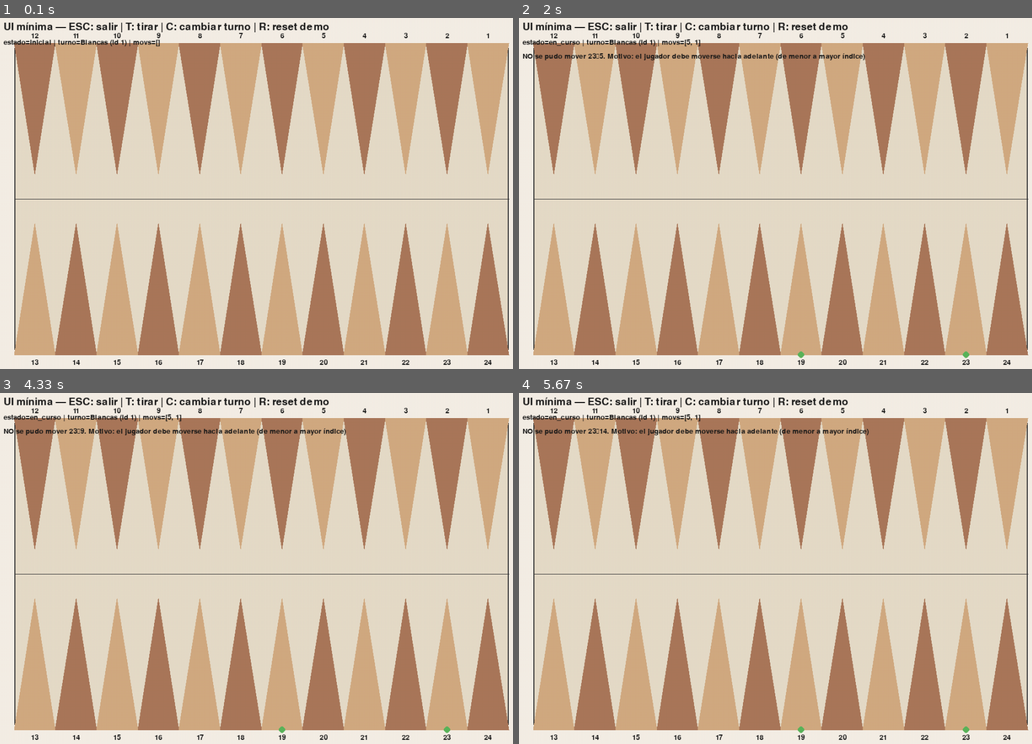
Above: before the commit, frames 1-4 (two rows, left to right).
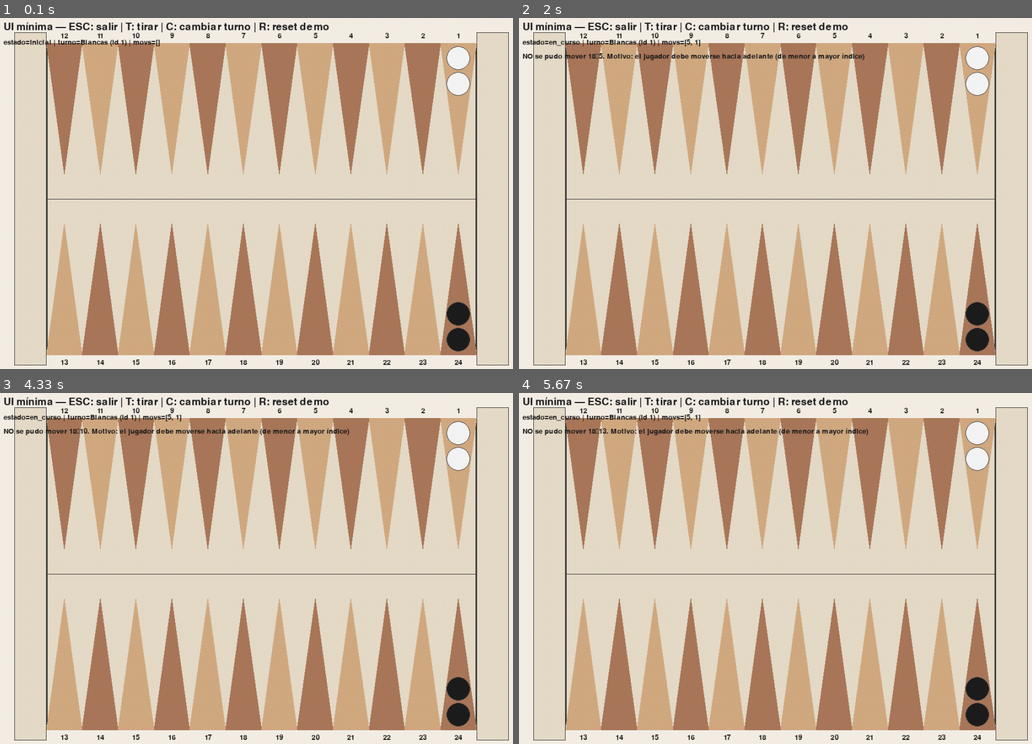
Above: after the commit, the same moments.

Repository: um-computacion/computacion-2025-backgammon-maxinavesi1
Game: pygame game, started from backgammon/pygame/pygame_ui.py
Same seed, same stepped clock (60 frames per second), same inputs: the game is played once before the commit and once after it.
Inputs (mouse positions are in pixels of both pictures, inside the frame that each line leads up to):
- Up to frame 1 (0.1 s): no input
- Up to frame 2 (2 s): click (1011, 200) at 0.38 s; click (780, 225) at 0.72 s; click (616, 140) at 1.05 s; tap T at 1.33 s; click (790, 70) at 1.72 s
- Up to frame 3 (4.33 s): click (235, 670) at 2.05 s; click (241, 508) at 2.38 s; click (184, 494) at 2.72 s; click (400, 540) at 3.05 s; click (425, 564) at 3.38 s; click (374, 508) at 3.72 s; click (102, 501) at 4.05 s
- Up to frame 4 (5.67 s): click (806, 557) at 4.38 s; click (621, 550) at 4.72 s; click (698, 684) at 5.05 s; click (616, 712) at 5.38 s

The runs differ from the first frame. In frame 1, 38% of the frame differs, in the area x 2-100%, y 4-99%; in frame 2, 38%; in frame 3, 38%; in frame 4, 38%.

Commit message:
Pygame modificado, ahora se pueden mover fichas

Diff:
--- a/backgammon/pygame/pygame_ui.py
+++ b/backgammon/pygame/pygame_ui.py
@@ -1,14 +1,14 @@
 """Demo Pygame con estado de juego + clicks para mover.
 
 Teclas:
-  ESC  → salir
-  T    → tirar dados
-  C    → cambiar turno
-  R    → reset DEMO (2 fichas J1 en 0 y 2 fichas J2 en 23)
+  ESC   → salir
+  T     → tirar dados
+  C     → cambiar turno
+  R     → reset DEMO (2 fichas J1 en 0 y 2 fichas J2 en 23)
 
 Clicks:
   • Click en un punto para seleccionarlo (origen).
-  • Click en otro punto para intentar mover (destino).
+  • Click en otro punto o en la barra de salida (laterales) para intentar mover/sacar (destino).
   • Si falla, se muestra el motivo (juego.ultimo_error()).
 
 Ejecución:
@@ -42,6 +42,9 @@
 COLOR_HINT = (90, 180, 90)
 
 MAX_VISIBLE_STACK = 5
+OUT_BAR_W = 60
+OUT_BAR_X_J1 = ANCHO - MARGEN_X - OUT_BAR_W
+OUT_BAR_X_J2 = MARGEN_X
 
 _BOARD_RECT: pygame.Rect | None = None
 
@@ -49,9 +52,9 @@
     """Rectángulo del tablero interno con márgenes."""
     global _BOARD_RECT
     rect = pygame.Rect(
-        MARGEN_X,
+        MARGEN_X + OUT_BAR_W,
         MARGEN_Y + 20,
-        ANCHO - 2 * MARGEN_X,
+        ANCHO - 2 * MARGEN_X - 2 * OUT_BAR_W,
         ALTO - 2 * MARGEN_Y - 40
     )
     _BOARD_RECT = rect
@@ -80,6 +83,9 @@
 
 def _dibujar_triangulos(surface: pygame.Surface) -> None:
     """Triángulos alternados del tablero (arriba/abajo)."""
+    if _BOARD_RECT is None:
+        return
+
     for col_vis in range(12):
         x0 = _BOARD_RECT.left + col_vis * _tri_w()
         x1 = x0 + _tri_w()
@@ -96,6 +102,9 @@
 
 def _dibujar_marco_y_labels(surface: pygame.Surface, font: pygame.font.Font) -> None:
     """Marco del tablero, línea central y numeración 12..1 / 13..24."""
+    if _BOARD_RECT is None:
+        return
+
     pygame.draw.rect(surface, BOARD_COLOR, _BOARD_RECT, border_radius=12)
     pygame.draw.rect(surface, LINE, _BOARD_RECT, 2, border_radius=12)
 
@@ -129,6 +138,9 @@
 
 def _dibujar_fichas(surface: pygame.Surface, juego: Juego, font: pygame.font.Font) -> None:
     """Dibuja las fichas apiladas con contador en la última si hay overflow."""
+    if _BOARD_RECT is None:
+        return
+
     triw = _tri_w()
     radius = int(triw * 0.38)
     radius = max(12, min(radius, 22))
@@ -138,6 +150,8 @@
     t = juego.tablero
     j1_id = juego.jugadores[0].id
 
+    def color(pid): return COLOR_J1 if pid == j1_id else COLOR_J2
+
     for idx in range(PUNTOS):
         row, col_vis = _point_index_to_display(idx)
         cx = int(_BOARD_RECT.left + col_vis * triw + triw / 2)
@@ -145,66 +159,133 @@
         pila = t.punto(idx)
         if not pila:
             continue
-    def color(pid): return COLOR_J1 if pid == j1_id else COLOR_J2
-
-    visibles = min(len(pila), MAX_VISIBLE_STACK)
-    extras = max(0, len(pila) - (MAX_VISIBLE_STACK - 1)) if len(pila) > MAX_VISIBLE_STACK else 0
-
-    if row == 'top':
-        cy = int(_BOARD_RECT.top + radius + 6)
-        for i in range(visibles):
+
+        visibles = min(len(pila), MAX_VISIBLE_STACK)
+        extras = max(0, len(pila) - (MAX_VISIBLE_STACK - 1)) if len(pila) > MAX_VISIBLE_STACK else 0
+
+        if row == 'top':
+            cy = int(_BOARD_RECT.top + radius + 6)
+            for i in range(visibles):
+                pid = pila[i].owner_id
                 lbl = extras if (extras and i == visibles - 1) else None
-                _draw_checker(surface, (cx, cy + i * step), radius, color(pila[i]), lbl, font)
+                _draw_checker(surface, (cx, cy + i * step), radius, color(pid), lbl, font)
         else:
             cy = int(_BOARD_RECT.bottom - radius - 6)
             for i in range(visibles):
+                pid = pila[i].owner_id
                 lbl = extras if (extras and i == visibles - 1) else None
-                _draw_checker(surface, (cx, cy - i * step), radius, color(pila[i]), lbl, font)
+                _draw_checker(surface, (cx, cy - i * step), radius, color(pid), lbl, font)
 
 
 def _dibujar_barra(surface: pygame.Surface, juego: Juego, font: pygame.font.Font) -> None:
-    """Muestra cuántas fichas tiene cada jugador en la barra (izq/der)."""
-    j1 = juego.jugadores[0].id
-    j2 = juego.jugadores[1].id
-    b1 = juego.tablero.fichas_en_barra(j1)
-    b2 = juego.tablero.fichas_en_barra(j2)
-
-    if b1:
-        txt = font.render(f"Barra J1: {b1}", True, COLOR_TEXTO)
-        surface.blit(txt, (MARGEN_X, MARGEN_Y - 4))
-    if b2:
-        txt = font.render(f"Barra J2: {b2}", True, COLOR_TEXTO)
-        surface.blit(txt, (ANCHO - MARGEN_X - txt.get_width(), MARGEN_Y - 4))
-
-
-def _dibujar_hints(surface: pygame.Surface, origen: int | None, movs: list[int]) -> None:
+    """Muestra cuántas fichas tiene cada jugador en la barra central."""
+    if _BOARD_RECT is None:
+        return
+
+    j1_id = juego.jugadores[0].id
+    j2_id = juego.jugadores[1].id
+
+    b1 = juego.tablero.fichas_en_barra(j1_id)
+    b2 = juego.tablero.fichas_en_barra(j2_id)
+
+    bar_rect = pygame.Rect(_BOARD_RECT.centerx - 10, _BOARD_RECT.top, 20, _BOARD_RECT.height)
+
+    if b1 > 0:
+        cy_start = _BOARD_RECT.top + 30
+        cy_step = 25
+        txt = font.render(str(b1), True, COLOR_TEXTO if COLOR_J1 == (245, 245, 245) else COLOR_J1)
+        for i in range(min(b1, 5)):
+             _draw_checker(surface, (bar_rect.centerx, cy_start + i * cy_step), 10, COLOR_J1, None, font)
+        surface.blit(txt, (bar_rect.centerx - 10, cy_start + min(b1, 5) * cy_step)) # Contador
+
+    if b2 > 0:
+        cy_start = _BOARD_RECT.bottom - 30
+        cy_step = 25
+        txt = font.render(str(b2), True, COLOR_TEXTO if COLOR_J2 == (30, 30, 30) else COLOR_J2)
+        for i in range(min(b2, 5)):
+             _draw_checker(surface, (bar_rect.centerx, cy_start - i * cy_step), 10, COLOR_J2, None, font)
+        surface.blit(txt, (bar_rect.centerx - 10, cy_start - min(b2, 5) * cy_step - 20)) # Contador
+
+
+def __dibujar_bearing_off_bar__(surface: pygame.Surface, juego: Juego, font: pygame.font.Font) -> None:
+    """Dibuja las barras laterales de Bearing Off (Salida) y el conteo."""
+    j1_id = juego.jugadores[0].id
+    j2_id = juego.jugadores[1].id
+    j1_salidas = juego.tablero.fichas_salidas(j1_id)
+    rect_j1 = pygame.Rect(OUT_BAR_X_J1, MARGEN_Y, OUT_BAR_W, ALTO - 2 * MARGEN_Y)
+    pygame.draw.rect(surface, BOARD_COLOR, rect_j1)
+    pygame.draw.rect(surface, LINE, rect_j1, 1)
+
+    if j1_salidas > 0:
+        txt = font.render(f"J1 OUT: {j1_salidas}", True, COLOR_TEXTO)
+        surface.blit(txt, txt.get_rect(center=(rect_j1.centerx, MARGEN_Y + 10)))
+
+    j2_salidas = juego.tablero.fichas_salidas(j2_id)
+    rect_j2 = pygame.Rect(OUT_BAR_X_J2, MARGEN_Y, OUT_BAR_W, ALTO - 2 * MARGEN_Y)
+    pygame.draw.rect(surface, BOARD_COLOR, rect_j2)
+    pygame.draw.rect(surface, LINE, rect_j2, 1)
+
+    if j2_salidas > 0:
+        txt = font.render(f"J2 OUT: {j2_salidas}", True, COLOR_TEXTO)
+        surface.blit(txt, txt.get_rect(center=(rect_j2.centerx, MARGEN_Y + 10)))
+
+
+def _dibujar_hints(surface: pygame.Surface, origen: int | None, movs: list[int], juego: Juego) -> None:
     """Pistas (puntitos) en destinos posibles desde 'origen' según los dados."""
     if origen is None or not movs:
         return
+
+    pid = juego.jugador_actual.id
     posibles = set()
+
     for d in movs:
-        a = origen + d
-        b = origen - d
-        if 0 <= a < PUNTOS:
-            posibles.add(a)
-        if 0 <= b < PUNTOS:
-            posibles.add(b)
+        destino_potencial = 0
+        if origen == 0 and juego._en_barra(pid):
+            if pid % 2 != 0: destino_potencial = origen + d
+
+        elif origen == 23 and juego._en_barra(pid):
+            if pid % 2 == 0: destino_potencial = origen - d
+
+        elif pid % 2 != 0:
+            destino_potencial = origen + d
+        else:
+            destino_potencial = origen - d
+
+        if 0 <= destino_potencial < PUNTOS:
+            ok, _ = juego._validar_movimiento(origen, destino_potencial)
+            if ok:
+                posibles.add(destino_potencial)
+
+        if juego.tablero.puede_sacar_fichas(pid):
+            dist_req = PUNTOS - origen if pid % 2 != 0 else origen + 1
+            if d >= dist_req:
+                 posibles.add(PUNTOS)
+
     for idx in posibles:
-        x, y = _point_center(idx)
-        pygame.draw.circle(surface, COLOR_HINT, (x, y), 6)
+        if idx == PUNTOS:
+            rect = pygame.Rect(OUT_BAR_X_J1 if pid % 2 != 0 else OUT_BAR_X_J2, _BOARD_RECT.centery - 10, OUT_BAR_W, 20)
+            pygame.draw.rect(surface, COLOR_HINT, rect, border_radius=6)
+        else:
+            x, y = _point_center(idx)
+            pygame.draw.circle(surface, COLOR_HINT, (x, y), 6)
 
 
 def _punto_desde_xy(x: int, y: int) -> int | None:
     """Mapear click a índice 0..23 en función de columnas y mitad superior/inferior."""
+    if _BOARD_RECT is None:
+        return None
+
     triw = _tri_w()
     fila_sup = y < _BOARD_RECT.centery
     base_y = _BOARD_RECT.top if fila_sup else _BOARD_RECT.bottom
 
-    if x < MARGEN_X or x >= (ANCHO - MARGEN_X):
+    if x < _BOARD_RECT.left or x >= _BOARD_RECT.right:
         return None
+
     col = int((x - _BOARD_RECT.left) // triw)
     if not (0 <= col <= 11):
         return None
+
     if abs(y - base_y) > (_BOARD_RECT.height * 0.5):
         return None
 
@@ -213,6 +294,22 @@
     else:
         idx = 12 + col
     return idx
+
+
+def _point_or_out_bar_from_xy(x: int, y: int) -> int | None:
+    """Mapear click a índice 0..23 o al índice 24 (Salida/Bearing Off)."""
+
+    idx = _punto_desde_xy(x, y)
+    if idx is not None:
+        return idx
+
+    rect_out_j1 = pygame.Rect(OUT_BAR_X_J1, MARGEN_Y, OUT_BAR_W, ALTO - 2 * MARGEN_Y)
+    rect_out_j2 = pygame.Rect(OUT_BAR_X_J2, MARGEN_Y, OUT_BAR_W, ALTO - 2 * MARGEN_Y)
+
+    if rect_out_j1.collidepoint(x, y) or rect_out_j2.collidepoint(x, y):
+        return PUNTOS
+
+    return None
 
 
 def _demo_reset(juego: Juego) -> None:
@@ -223,6 +320,7 @@
     j2 = juego.jugadores[1].id
     t.colocar_ficha(j1, 0); t.colocar_ficha(j1, 0)
     t.colocar_ficha(j2, 23); t.colocar_ficha(j2, 23)
+
 
 def iniciar_ui(ancho: int = ANCHO, alto: int = ALTO) -> None:
     pygame.init()
@@ -261,20 +359,29 @@
                 elif ev.key == pygame.K_r:
                     _demo_reset(juego); ultimo_txt = None; seleccionado = None
             elif ev.type == pygame.MOUSEBUTTONDOWN and ev.button == 1:
-                idx = _punto_desde_xy(*ev.pos)
+                idx = _point_or_out_bar_from_xy(*ev.pos)
+
                 if idx is None:
                     seleccionado = None
                 else:
                     if seleccionado is None:
-                        seleccionado = idx
+                        if idx != PUNTOS:
+                            seleccionado = idx
                     else:
                         if idx == seleccionado:
                             seleccionado = None
                         else:
                             ok = juego.mover_ficha(seleccionado, idx)
+
                             if ok:
-                                msg = (f"Movimiento {seleccionado}→{idx} OK. "
-                                       f"Restantes: {juego.movimientos_disponibles()}")
+                                if idx == PUNTOS:
+                                    msg = f"Ficha sacada (Bearing Off) desde {seleccionado} OK. Restantes: {juego.movimientos_disponibles()}"
+                                else:
+                                    msg = f"Movimiento {seleccionado}→{idx} OK. Restantes: {juego.movimientos_disponibles()}"
+
+                                if juego.termino():
+                                    msg += f" - ¡{juego.ganador().nombre} ha ganado!"
+
                                 seleccionado = None
                             else:
                                 msg = (f"NO se pudo mover {seleccionado}→{idx}. "
@@ -282,9 +389,11 @@
                             ultimo_txt = f20.render(msg, True, COLOR_TEXTO)
 
         screen.fill(BG_COLOR)
+
+        __dibujar_bearing_off_bar__(screen, juego, f20)
         _dibujar_marco_y_labels(screen, f20)
         _dibujar_triangulos(screen)
-        _dibujar_hints(screen, seleccionado, juego.movimientos_disponibles())
+        _dibujar_hints(screen, seleccionado, juego.movimientos_disponibles(), juego)
         _dibujar_fichas(screen, juego, f20)
         _dibujar_barra(screen, juego, f20)
 
